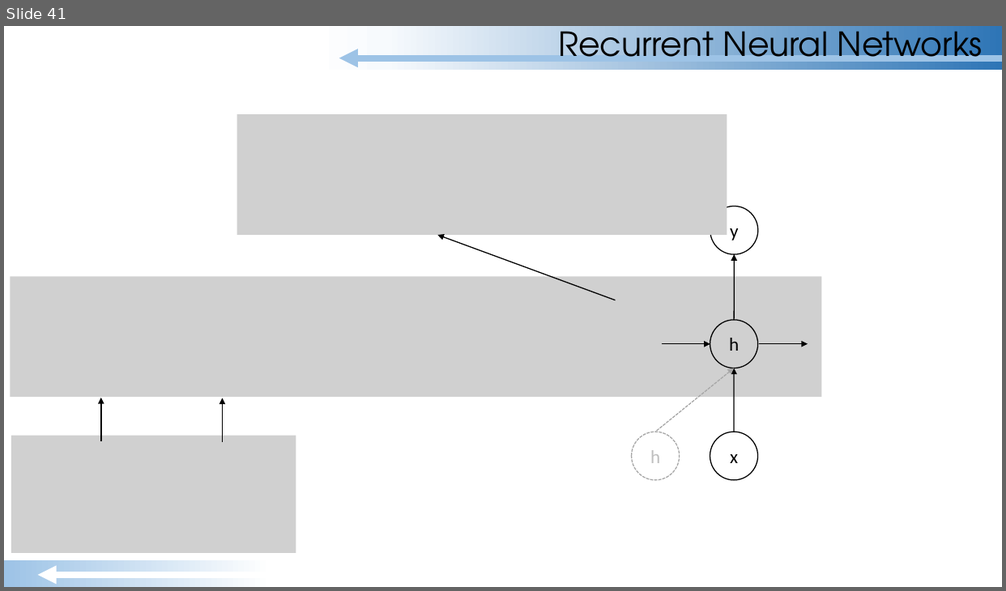
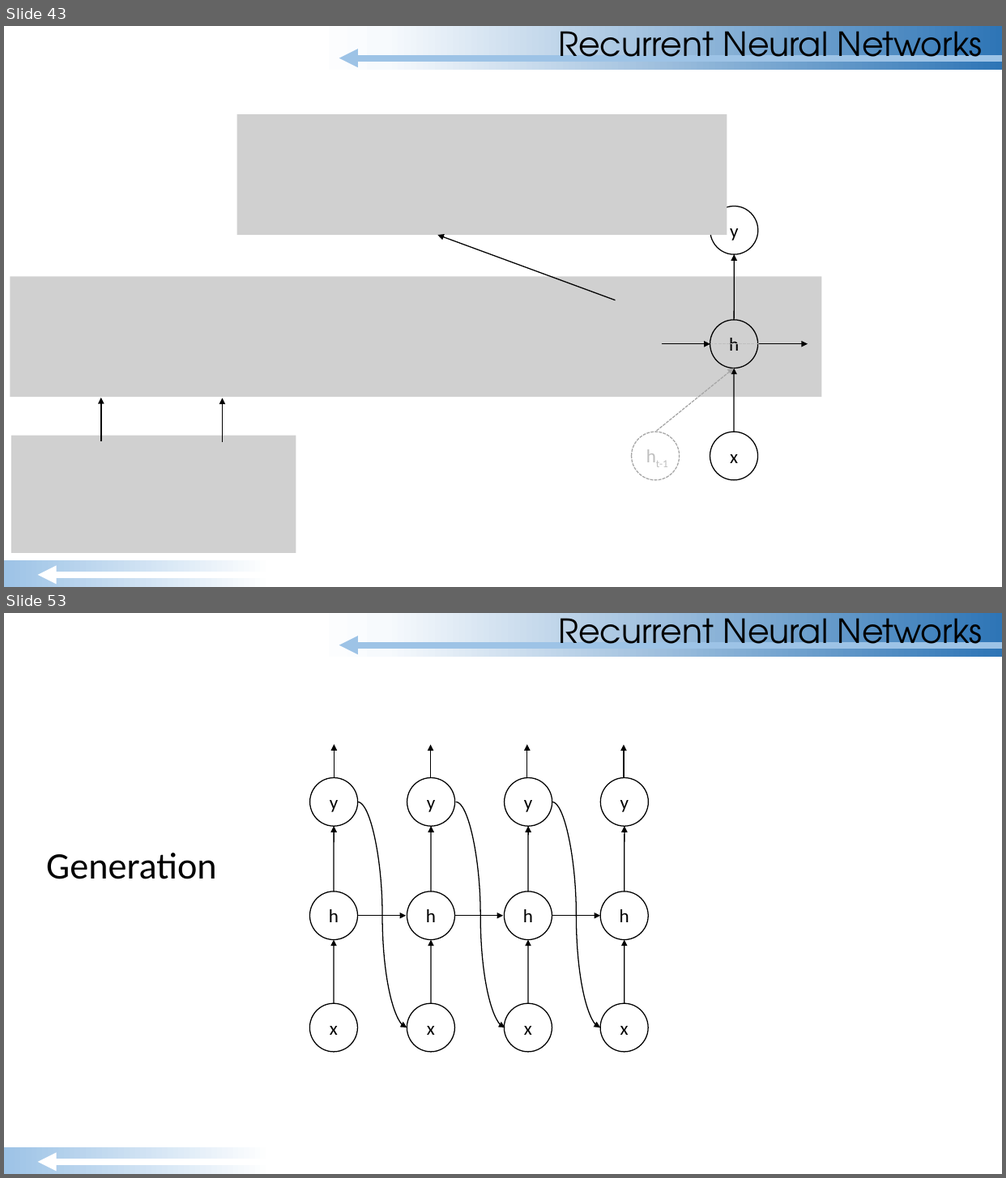
Before and after one commit to GradyKurpasi/RNN-Tutorial, a slide deck: MLP-RNN Tutorial.pptx. Shown one above the other, each under a label of ours: slide 41 before the commit, slides 43 and 53 after it; the slides between them are not shown. The pictures are 1006x591 and 1006x1178 pixels, drawn with LibreOffice and Linux fonts; fonts in the diff are those of the drawing; grey boxes stand for pictures. Boxes give left, top, right and bottom in pixels: in the first picture for what was removed or moved away, otherwise in the second. Text is boxed around its words. In the diff, an @@ line names an element or a change of style, - is before the commit and + after.

```diff
--- a/MLP-RNN Tutorial.pptx
+++ b/MLP-RNN Tutorial.pptx
@@ slide 53 added at [4,613,1002,1174], background #FFFFFF @@
@@ rectangle added at [309,613,1002,658], fill gradient #FFFFFF to #F7FAFD to #2E75B6 @@
@@ title added at [558,618,982,659], 32 pt, text #000000 @@
+Recurrent Neural Networks
@@ arrow added from (1002, 645) to (339, 645), #9DC3E6 6 pt @@
@@ group added at [309,745,649,1053]: 15 arrows, 12 ellipses @@
+y
+x
+h
+y
+x
+h
+y
+x
+h
+y
+x
+h
@@ curved arrow added from (358, 803) to (407, 1028), #000000 1 pt @@
@@ curved arrow added from (456, 803) to (505, 1028), #000000 1 pt @@
@@ curved arrow added from (552, 803) to (601, 1028), #000000 1 pt @@
@@ text added at [46,853,216,879], 36 pt, text #000000 @@
+Generation
@@ rectangle added at [4,1148,397,1174], fill gradient #9DC3E6 to #FFFFFF @@
@@ arrow added from (701, 1162) to (38, 1162), #FFFFFF 6 pt @@
@@ what was slide 41 is now slide 43 @@
@@ slide 43 changed as well @@
@@ line added from (710, 344) to (758, 344), #BFBFBF 1 pt dashed @@
@@ text in ellipse at [650,450,660,463]: text removed @@
-h
@@ text added at [656,461,668,467], 18 pt, text #BFBFBF @@
+ht-1
```
Also in this commit, not shown: 17 other slides changed, 19 other slides added, 1 slide removed, 3 other files.
